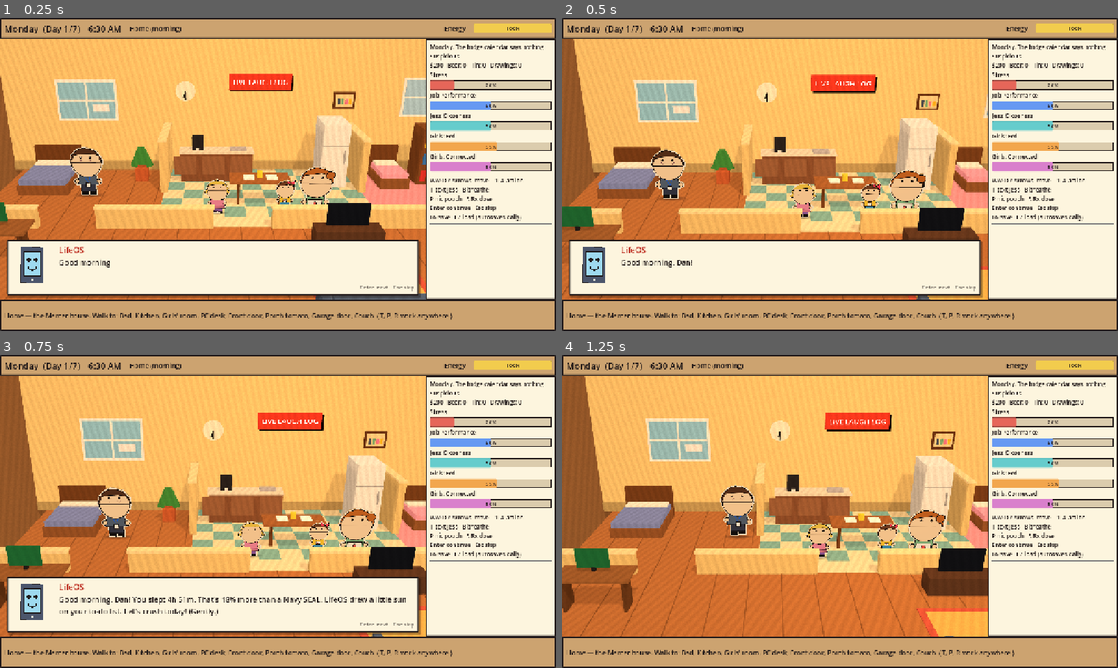
Above: before the commit, frames 1-4 (two rows, left to right).
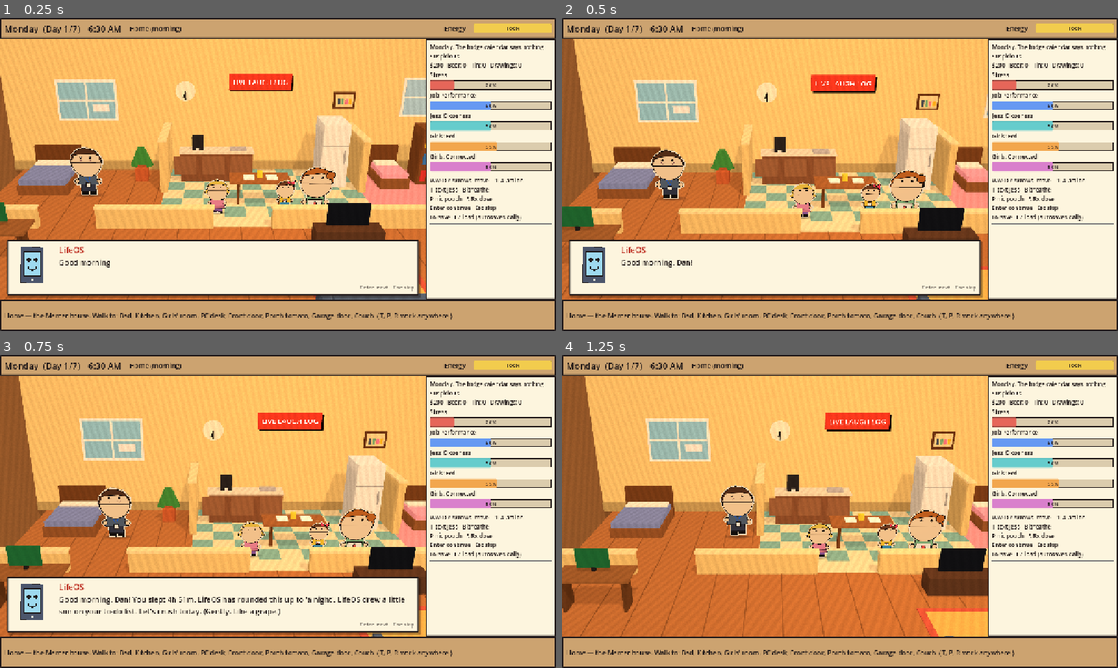
Above: after the commit, the same moments.

Repository: MartyMansion/uptime
Game: Godot game, scene res://scenes/main.tscn
Two runs of this game, one before a commit and one after it. Both use one fixed random seed, a clock stepped at 60 frames per second and the inputs below.
Inputs (mouse positions are in pixels of both pictures, inside the frame that each line leads up to):
- Up to frame 1 (0.25 s): no input
- Up to frame 2 (0.5 s): no input
- Up to frame 3 (0.75 s): tap Enter at 0.5 s; move the mouse to (400, 495) at 0.52 s; hold D from 0.53 s (still down); tap Tab at 0.6 s; click (400, 495) at 0.67 s
- Up to frame 4 (1.25 s): keep holding D; tap Space at 0.77, 1.07 s

Frames 1-2 are identical in both runs. In frame 3, 0.8% of the frame differs, in the area x 10-73%, y 76-84%; in frame 4, nothing differs.

Commit message:
Comedy rewrite #2: wake line drops the Navy SEAL bit

Diff:
--- a/scripts/cutscenes.gd
+++ b/scripts/cutscenes.gd
@@ -20,7 +20,7 @@
 			var s: Array = [["loc", "house"], ["dim", false], ["place", "dan", "bed"], ["face", "dan", "down"],
 				["place", "lily", "table_l"], ["place", "june", "table_r"], ["place", "jess", "kitchen_b"]]
 			if d == 0:
-				s += [["lifeos", "Good morning, Dan! You slept 4h 51m. That's 18% more than a Navy SEAL. LifeOS drew a little sun on your to-do list. Let's crush today! (Gently.)"],
+				s += [["lifeos", "Good morning, Dan! You slept 4h 51m. LifeOS has rounded this up to 'a night'. LifeOS drew a little sun on your to-do list. Let's crush today. (Gently. Like a grape.)"],
 					["move", "dan", "kitchen"],
 					["say", "june", "Daddy. My shoes are gone. Forever. Someone took them."],
 					["say", "dan", "Nobody took your shoes, bug. Shoes don't get stolen. They just quietly resign."],
